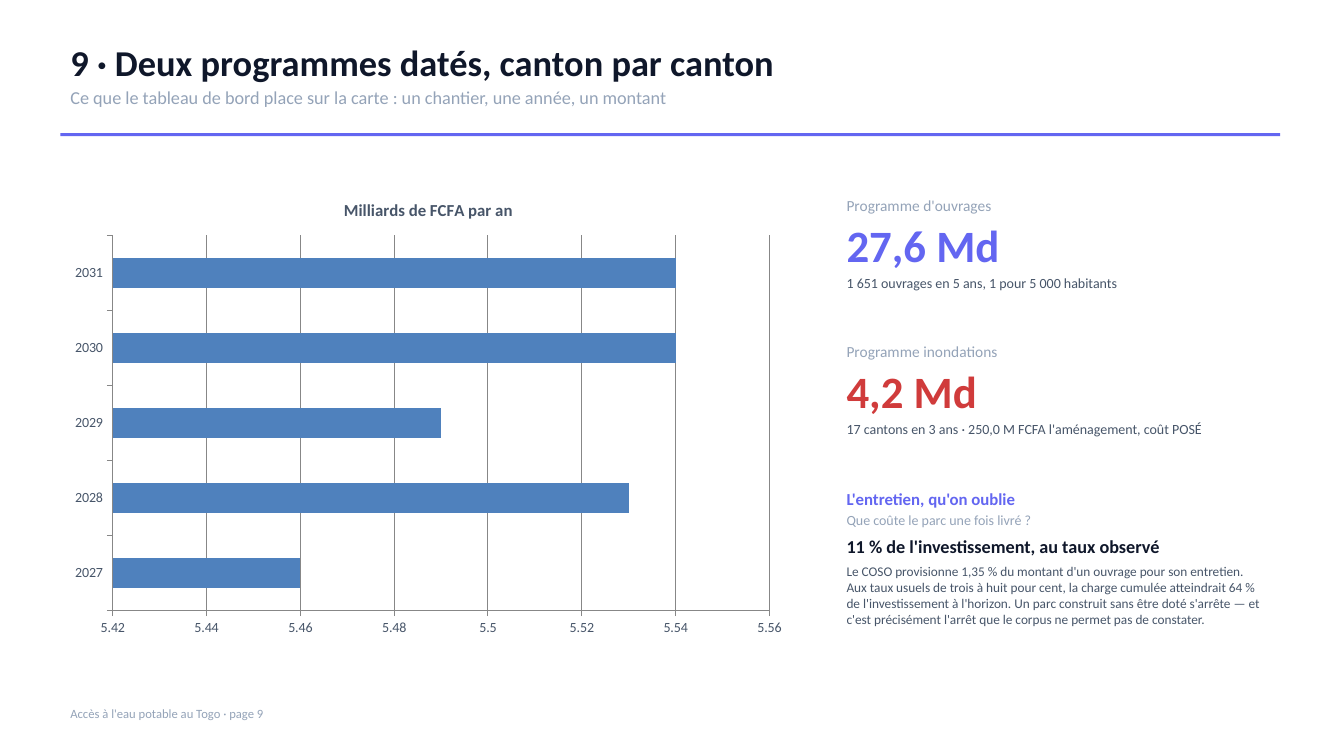
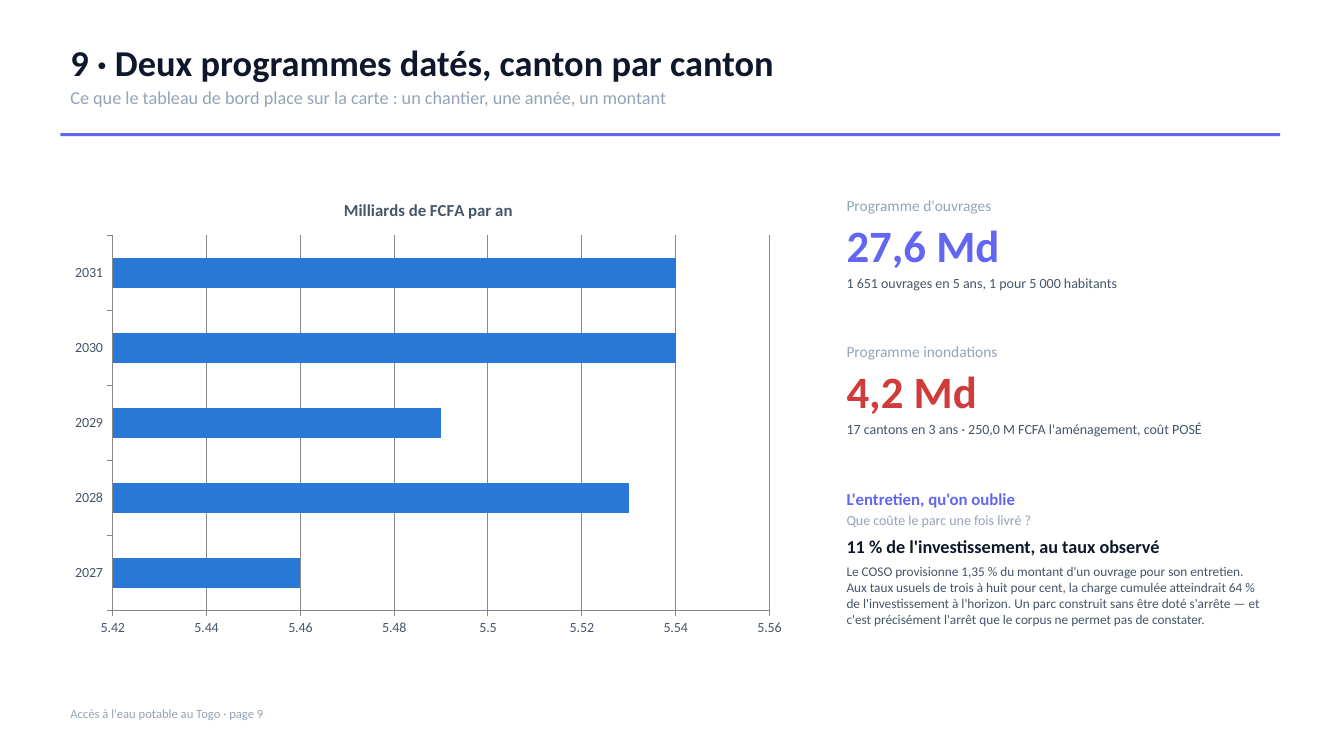
Before and after one commit to Bernardpip/data_lab_challenges, a slide deck: slide 9 of Togo-environnement-hydrolique/rapport/Togo_Eau_Assainissement_Rapport.pptx. Drawn at 1344x756 pixels with LibreOffice and Linux fonts; fonts in the diff are those of the drawing. Boxes give left, top, right and bottom in pixels: in the first picture for what was removed or moved away, otherwise in the second. Text is boxed around its words. In the diff, an @@ line names an element or a change of style, - is before the commit and + after.

```diff
--- a/Togo-environnement-hydrolique/rapport/Togo_Eau_Assainissement_Rapport.pptx
+++ b/Togo-environnement-hydrolique/rapport/Togo_Eau_Assainissement_Rapport.pptx
@@ bar chart at [60, 181, 797, 645] @@
@@ colour of Milliards de FCFA par an #4F81BD to #2A78D6 @@
```
Also in this commit, not shown: 6 other slides changed, 7 other files.
